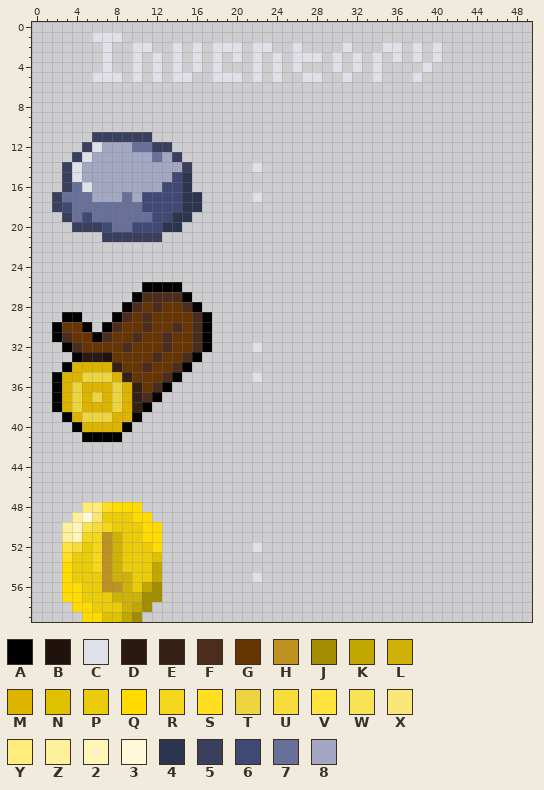
Edited in one commit: pixel-art sprite (src/main/resources/game/inventory.png). Above: the version before the commit.
The file is 50x60 pixels.
Palette (. is transparent): A #000000  B #20120c  C #dfe0e8  D #2b1910  E #361f14  F #4c2c1c  G #663503  H #bd9220  J #a28d00  K #c1a700  L #ceb209  M #dcb400  N #e0c100  P #ebcc0a  Q #ffdb00  R #f5d81e  S #ffdf1f  T #edd53f  U #f6dd3b  V #ffe33e  W #f7e258  X #f8e775  Y #ffec7c  Z #fff09b  2 #fff5ba  3 #fff9d9  4 #2c354d  5 #3a3f5e  6 #404973  7 #686f99  8 #a3a7c2
The same view after the edit:
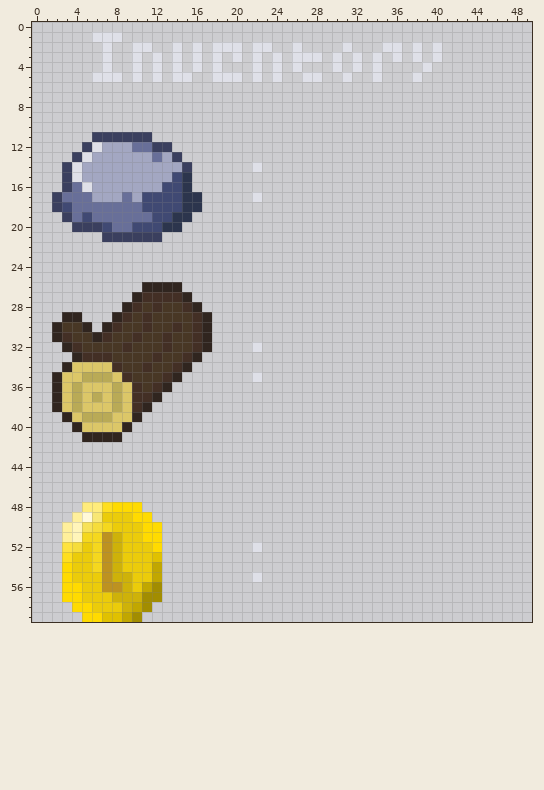
The edit:
{"colour":"A","old":"#000000","new":"#30251f"}
{"colour":"F","old":"#4c2c1c","new":"#432f25"}
{"colour":"G","old":"#663503","new":"#483725"}
{"colour":"M","old":"#dcb400","new":"#dcc768"}
{"colour":"T","old":"#edd53f","new":"#b9aa56"}
{"y":33,"x":5,"old":"DDB","new":"FFF"}
{"y":34,"x":8,"old":"E","new":"F"}
{"y":35,"x":9,"old":"E","new":"F"}
{"y":36,"x":10,"old":"E","new":"F"}
{"y":37,"x":10,"old":"E","new":"F"}
{"y":38,"x":10,"old":"E","new":"F"}
{"label":"changed","picture_box":[52,282,212,442]}
